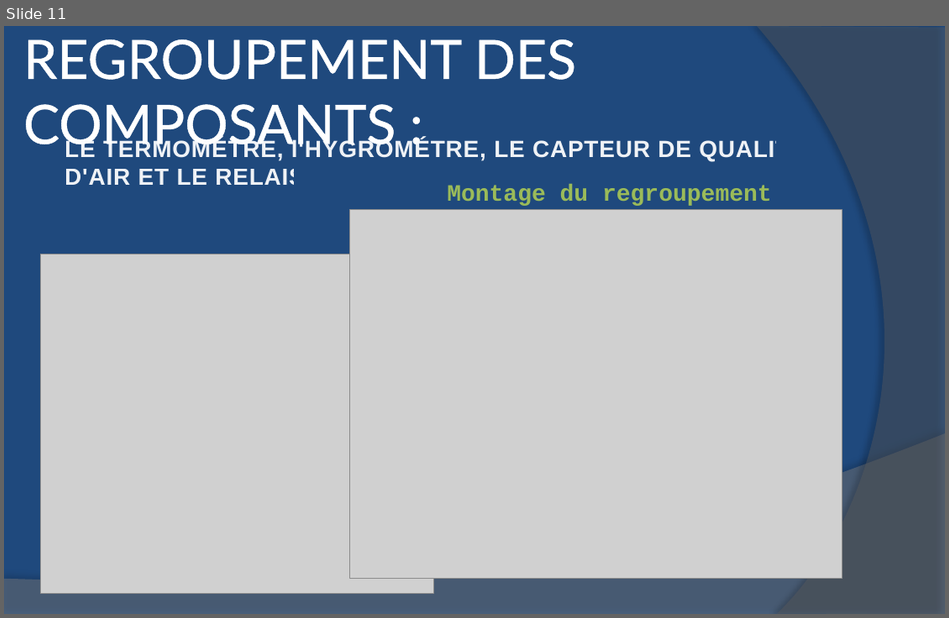
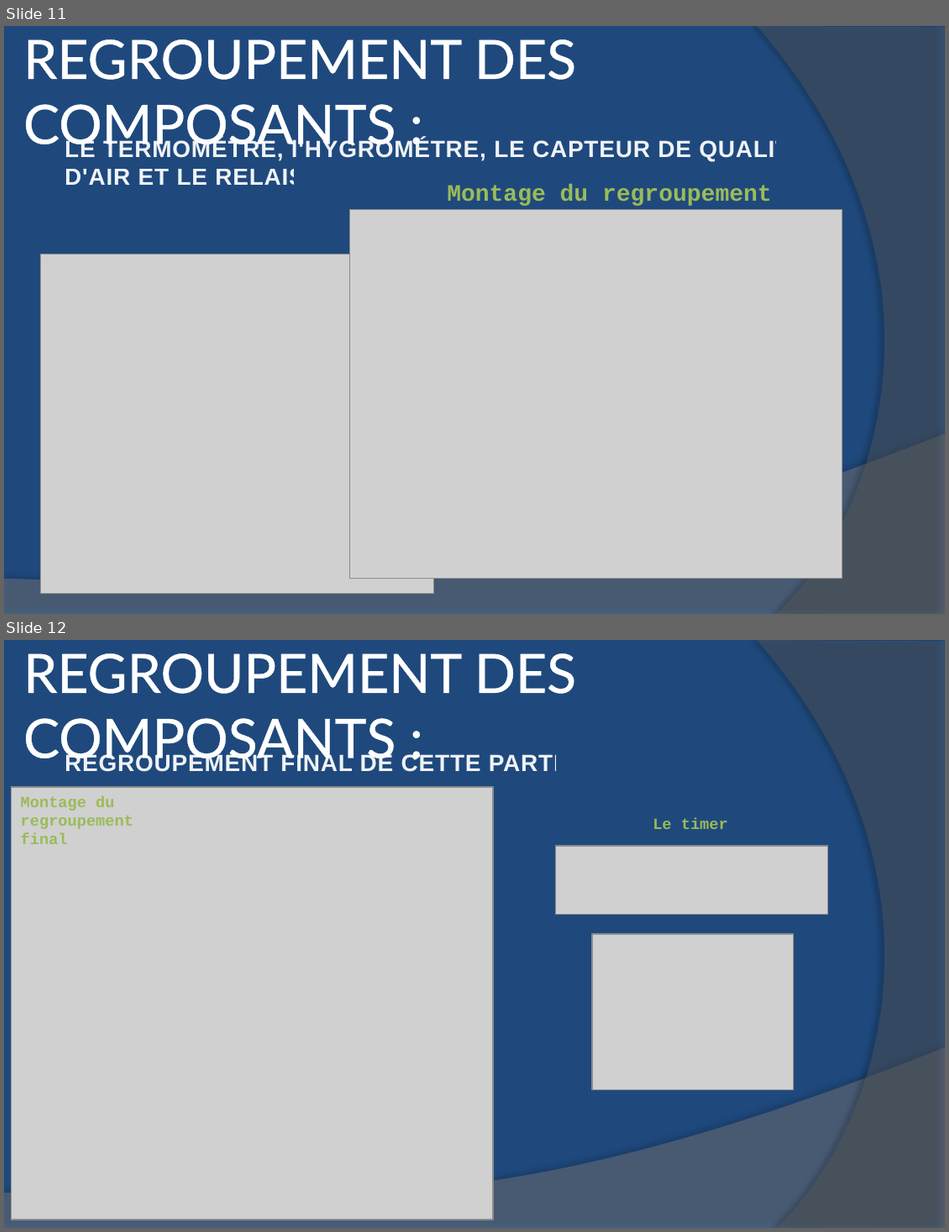
Before and after one commit to DrBalf/domotique_bts_sn_ec_projet, a slide deck: Rapport/Lore/presentation_revu2.pptx. Shown one above the other, each under a label of ours: slide 11 before the commit, slides 11 and 12 after it. The pictures are 949x618 and 949x1232 pixels, drawn with LibreOffice and Linux fonts; fonts in the diff are those of the drawing; grey boxes stand for pictures. Boxes give left, top, right and bottom in pixels: in the first picture for what was removed or moved away, otherwise in the second. Text is boxed around its words. In the diff, an @@ line names an element or a change of style, - is before the commit and + after.

```diff
--- a/Rapport/Lore/presentation_revu2.pptx
+++ b/Rapport/Lore/presentation_revu2.pptx
@@ slide 12 added at [4, 640, 945, 1228], background #1F497D; not listed: 2 template elements that a slide beside it also shows @@
@@ title added at [23, 653, 576, 768], 41.4 pt, text #FFFFFF @@
+REGROUPEMENT DES COMPOSANTS :
@@ text added at [64, 753, 576, 772], 18 pt, text #FCFCFD at 95% opacity, bold @@
+REGROUPEMENT FINAL DE CETTE PARTIE
@@ picture added at [12, 787, 493, 1220] @@
@@ text added at [21, 796, 133, 844], 12 pt, text #9BBB59, bold @@
+Montage du regroupement final
@@ text added at [652, 818, 728, 829], 12 pt, text #9BBB59, bold @@
+Le timer
@@ picture added at [555, 846, 828, 915] @@
@@ picture added at [592, 933, 794, 1089] @@
```
Also in this commit, not shown: 3 slides changed, 11 other files.
